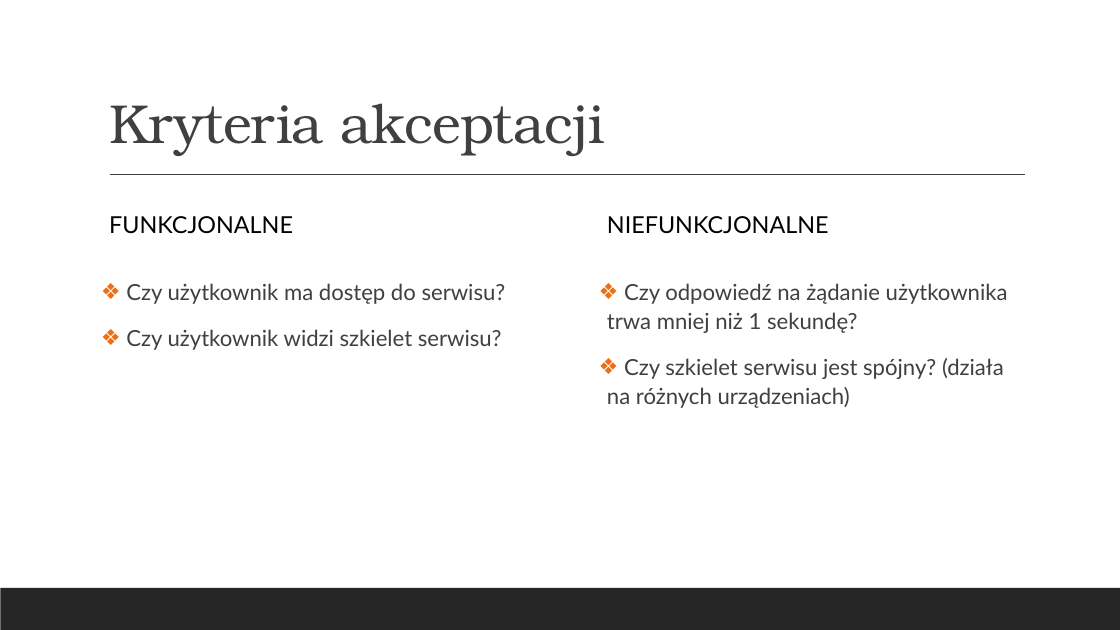
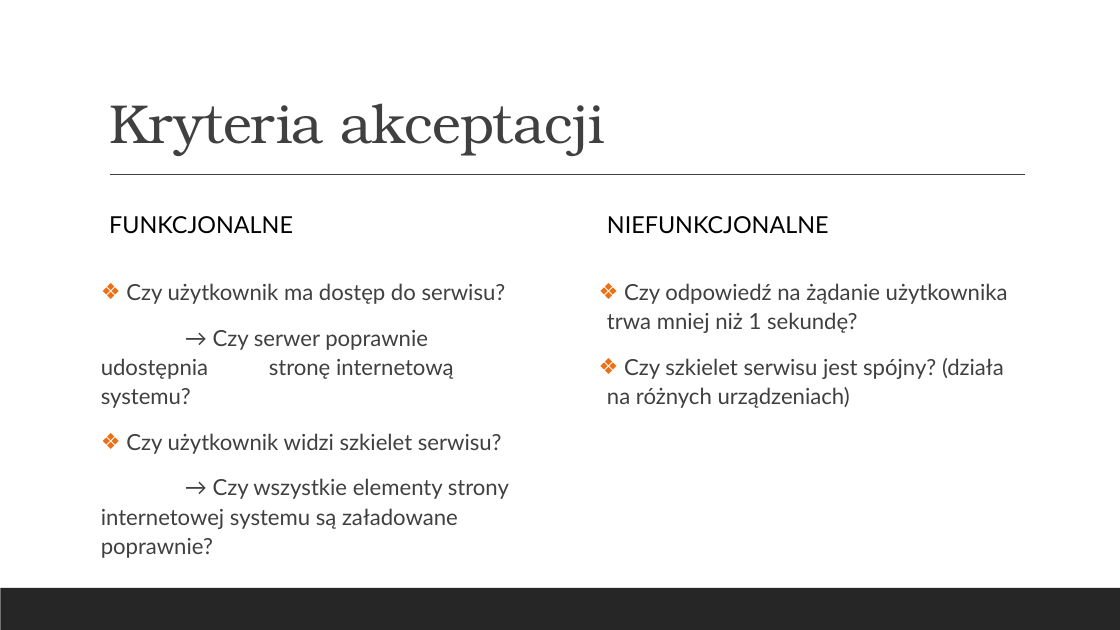
Before and after one commit to hubert-kniola/CodeRevv, a slide deck: slide 13 of pz/1/Z1P1.pptx. Drawn at 1120x630 pixels with LibreOffice and Linux fonts; fonts in the diff are those of the drawing. Boxes give left, top, right and bottom in pixels: in the first picture for what was removed or moved away, otherwise in the second. Text is boxed around its words. In the diff, an @@ line names an element or a change of style, - is before the commit and + after.

```diff
--- a/pz/1/Z1P1.pptx
+++ b/pz/1/Z1P1.pptx
@@ text at (101,330,454,408): paragraph added @@
+→ Czy serwer poprawnie udostępnia stronę internetową systemu?
@@ text at (101,478,509,529): paragraph added @@
+→ Czy wszystkie elementy strony internetowej systemu są załadowane poprawnie?
```
Also in this commit, not shown: 4 other slides changed, 4 slides added, 4 slides removed.
